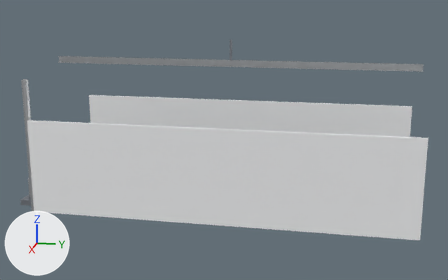
The FBX model Tools/butchery/fbx/SM_BLEED_RAIL.fbx: old version first, new version second.
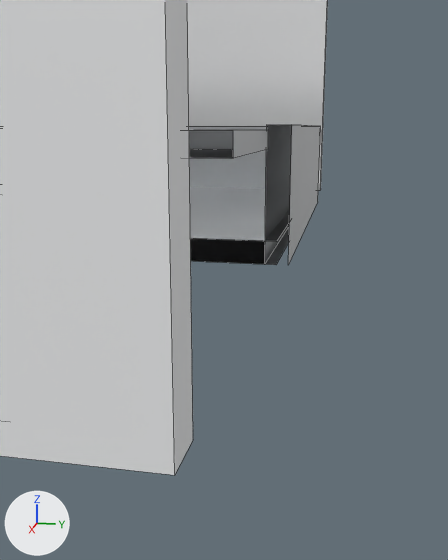
Old and new are each drawn whole from a 50 mm camera at (13.26, 2.74, 5.1) aimed at (0.03, 0.09, 1.79) and again close up from a 50 mm camera at (2.22, 4.4, 0.76) aimed at (0.77, 4.12, 0.4). Lighting does not change. The marker at lower left points along +X, +Y and +Z. The first two pictures are the older version. The close-ups show mesh edges as thin lines.

The first close-up shows 'SM_BLEED_RAIL'.
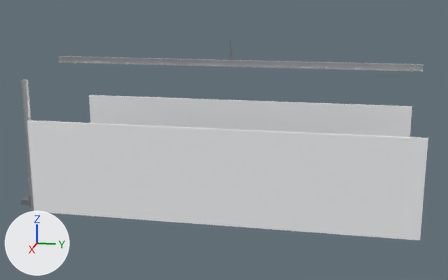
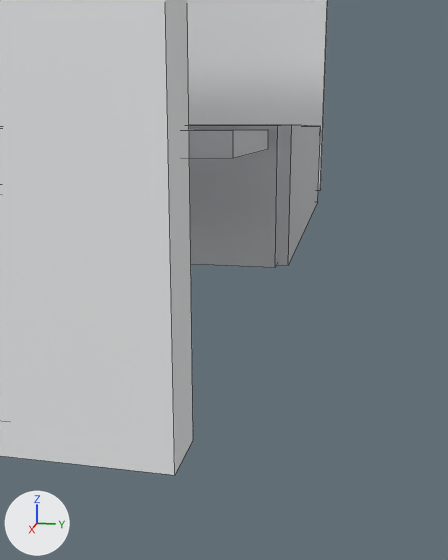
Where the change shows, as pixel boxes [x1, y1, x2, y2] in the close-ups (448 x 560 px):
part 1 of me_sm_bleed_rail_001, added: after [189, 125, 292, 267]

Patch to the scene script:
```diff
--- a/Tools/butchery/fbx/SM_BLEED_RAIL.fbx.py
+++ b/Tools/butchery/fbx/SM_BLEED_RAIL.fbx.py
@@ me_sm_bleed_rail_001 @@
 # used by ob_sm_bleed_rail; location = (0.0, 0.0, 0.0)
-me_sm_bleed_rail_001.from_pydata(...)  # 148 vertices, 103 faces; spans x -1.64..1.64, y -4.27..4.27, z 0.0..4.01
+me_sm_bleed_rail_001.from_pydata(...)  # 152 vertices, 122 faces; spans x -1.64..1.64, y -4.27..4.27, z 0.0..4.01
+# me_sm_bleed_rail_001 part 1
+# 4 vertices are added at (0.67, 4.23, 0.43), (0.67, 4.23, 0.77), (0.73, 4.23, 0.43), (0.73, 4.23, 0.77)
+# 11 new faces join them, mat_m_butchery_stainless (light grey #dddfe2)
+# 1 new face joins them, mat_m_butchery_foodplastic (white #f1f2f3)
+# other edits to the shape of me_sm_bleed_rail_001 do not show in these pictures
 me_sm_bleed_rail_001.materials.append(mat_m_butchery_steelbrushed)
```
